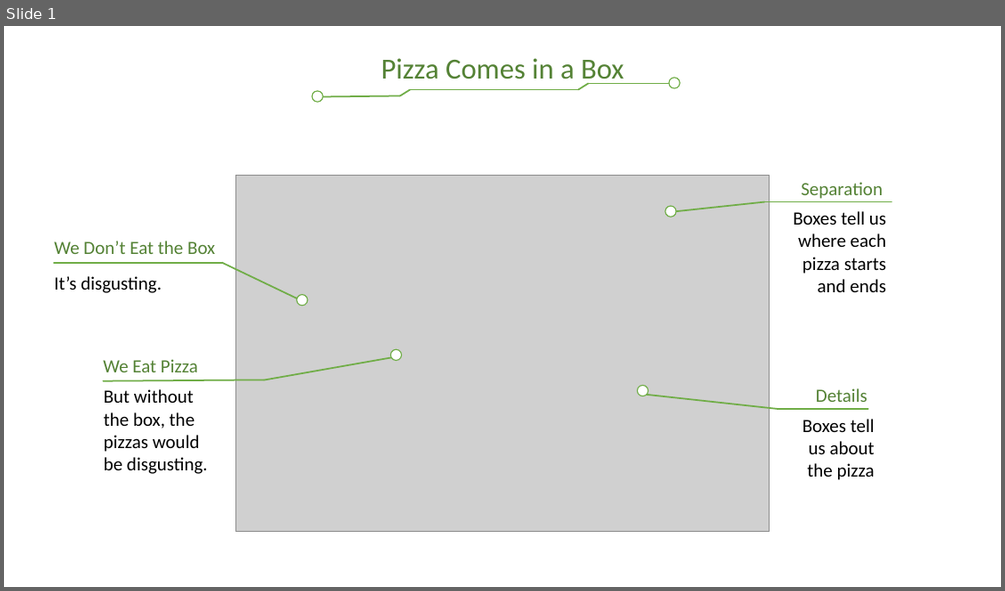
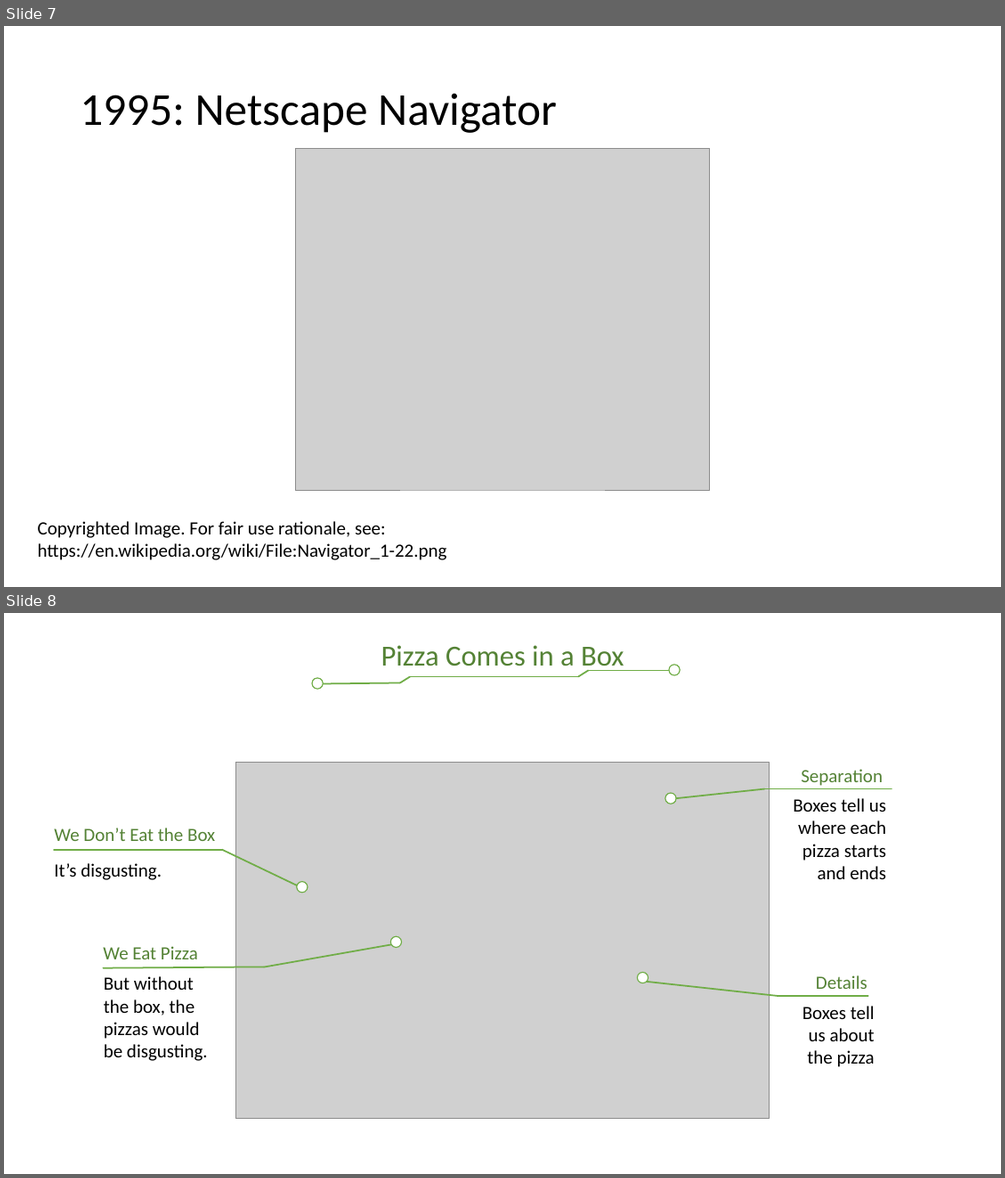
Before and after one commit to CS3550/Fall2020, a slide deck: Network Parts and Terms.pptx. Shown one above the other, each under a label of ours: slide 1 before the commit, slides 7 and 8 after it. The pictures are 1005x591 and 1005x1178 pixels, drawn with LibreOffice and Linux fonts; fonts in the diff are those of the drawing; grey boxes stand for pictures; background and template pictures are left out. Boxes give left, top, right and bottom in pixels: in the first picture for what was removed or moved away, otherwise in the second. Text is boxed around its words. In the diff, an @@ line names an element or a change of style, - is before the commit and + after.

```diff
--- a/Network Parts and Terms.pptx
+++ b/Network Parts and Terms.pptx
@@ slide 7 added at bbox=[4, 26, 1001, 587], background #FFFFFF @@
@@ title added at bbox=[80, 93, 557, 133], 44 pt, text #000000 @@
+1995: Netscape Navigator
@@ picture added at bbox=[295, 148, 709, 490] @@
@@ text added at bbox=[38, 521, 447, 560], 18 pt, text #000000 @@
+Copyrighted Image. For fair use rationale, see:
+https://en.wikipedia.org/wiki/File:Navigator_1-22.png
@@ what was slide 1 is now slide 8 @@
```
Also in this commit, not shown: 6 other slides added.
